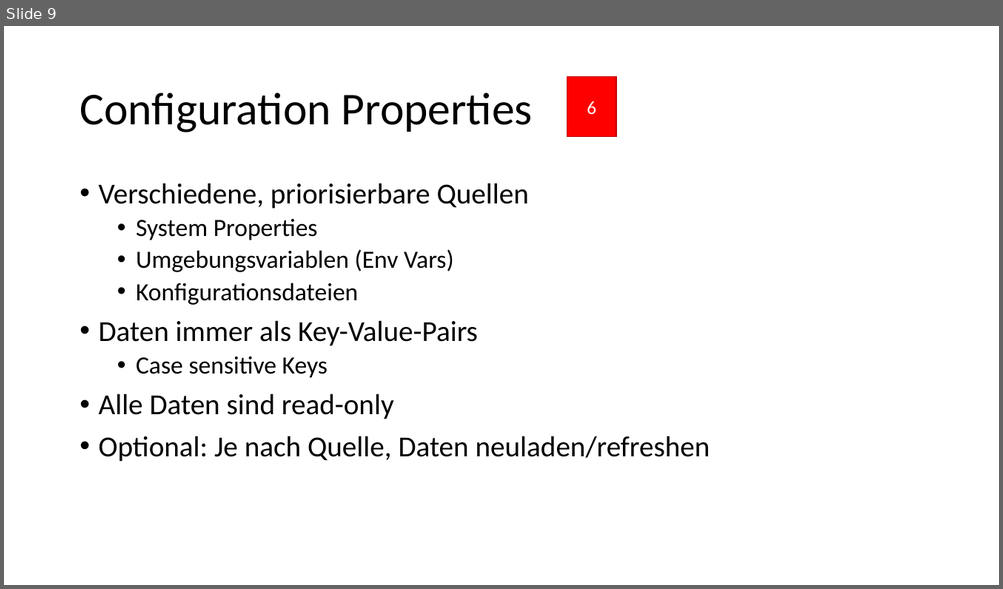
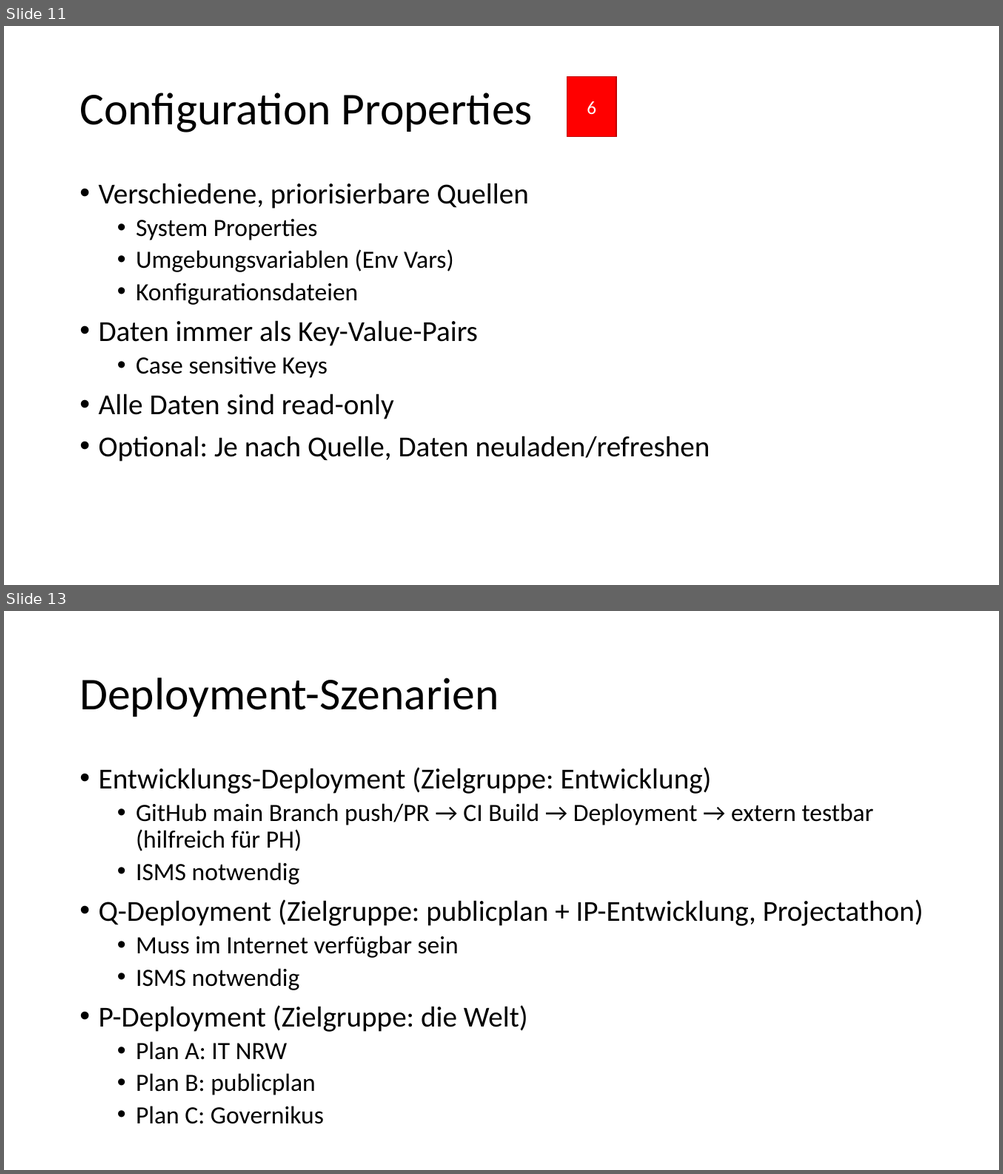
Before and after one commit to Governikus/SDG-shared-commons, a slide deck: docs/SDG Connector Implementation.pptx. Shown one above the other, each under a label of ours: slide 9 before the commit, slides 11 and 13 after it; the slides between them are not shown. The pictures are 1003x589 and 1003x1174 pixels, drawn with LibreOffice and Linux fonts; fonts in the diff are those of the drawing. Boxes give left, top, right and bottom in pixels: in the first picture for what was removed or moved away, otherwise in the second. Text is boxed around its words. In the diff, an @@ line names an element or a change of style, - is before the commit and + after.

```diff
--- a/docs/SDG Connector Implementation.pptx
+++ b/docs/SDG Connector Implementation.pptx
@@ slide 13 added at bbox=[4, 611, 999, 1170], background #FFFFFF @@
@@ title added at bbox=[79, 678, 498, 717], 44 pt, text #000000 @@
+Deployment-Szenarien
@@ text added at bbox=[99, 767, 923, 1125], 24 pt, text #000000 @@
+• Entwicklungs-Deployment (Zielgruppe: Entwicklung)
+  • GitHub main Branch push/PR → CI Build → Deployment → extern testbar (hilfreich für PH)
+  • ISMS notwendig
+• Q-Deployment (Zielgruppe: publicplan + IP-Entwicklung, Projectathon)
+  • Muss im Internet verfügbar sein
+  • ISMS notwendig
+• P-Deployment (Zielgruppe: die Welt)
+  • Plan A: IT NRW
+  • Plan B: publicplan
+  • Plan C: Governikus
@@ what was slide 9 is now slide 11 @@
```
Also in this commit, not shown: 3 slides changed, 3 other slides added.
